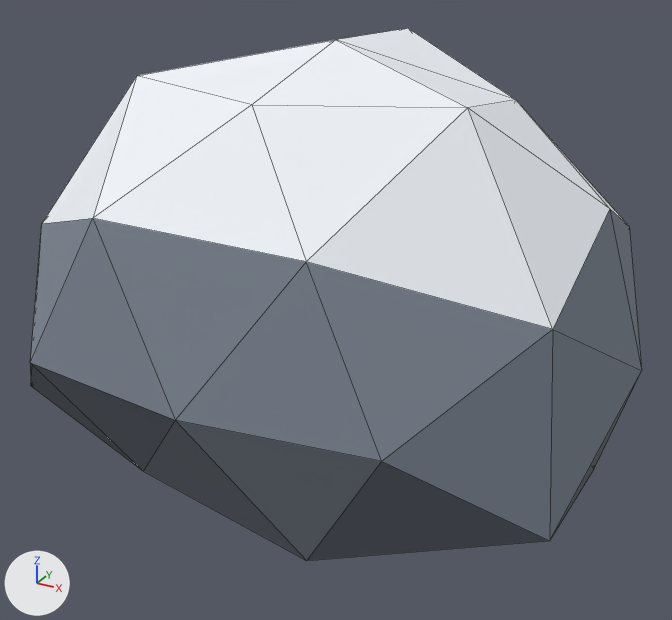
A saved change to the Blender file winter-survival/blender/sources/rock_c.blend.
One viewpoint serves both versions: a camera (50 mm lens) standing at (0.409, -0.722, 0.458) and looking at (0.021, -0.016, 0.105). The axes (+X, +Y, +Z) are drawn at lower left. The lights are the same throughout. The first picture is the older version. Mesh edges are drawn as thin lines.

The first picture shows 'Rock'.
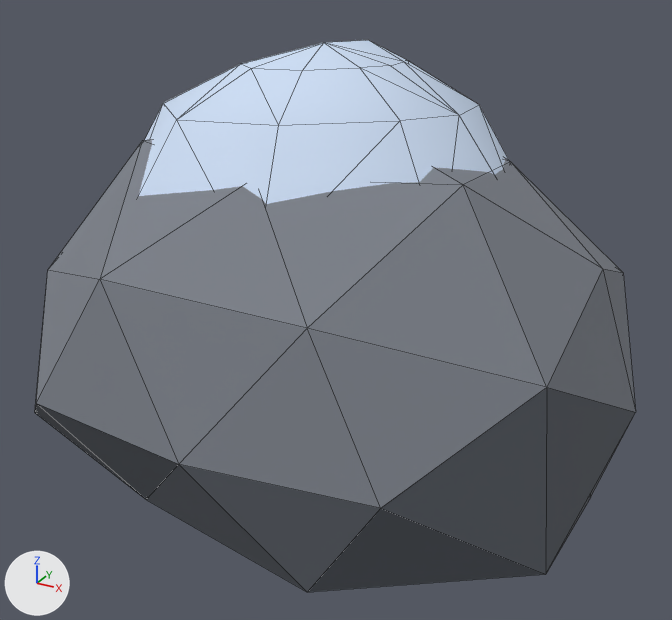
What changed in the scene script:
```text
Change me_rock:
    used by ob_rock; location = (0.0, 0.0, 0.0)
    remove me_rock.from_pydata(...)  # 42 vertices, 66 faces; spans x -0.3..0.3, y -0.25..0.25, z 0.0..0.35
    add me_rock.from_pydata(...)  # 70 vertices, 109 faces; spans x -0.3..0.3, y -0.25..0.25, z -0.03..0.347
    me_rock part 1: the loose piece of 39 vertices spanning x -0.3..0.3, y -0.25..0.25, z 0.0..0.35 is scaled about its middle by (1, 1, 0.914), then moved by (0.0, 0.0, -0.045)
    me_rock part 2: a new loose piece of 28 vertices spanning x -0.219..0.191, y -0.173..0.179, z 0.162..0.347, in mat_palette_vcol
    other edits to the shape of me_rock do not show in these pictures
```

Pixel boxes (x1, y1, x2, y2) of what changed, in the pictures (672 x 620 px; the box of a moved part takes in the faces that stretch with it):
'Rock', reshaped: before (30, 28, 642, 561); after (35, 40, 636, 592)
part 1 of me_rock, moved or reshaped: before (30, 28, 642, 561); after (35, 139, 636, 592)
part 2 of me_rock, added: after (139, 40, 509, 204)
